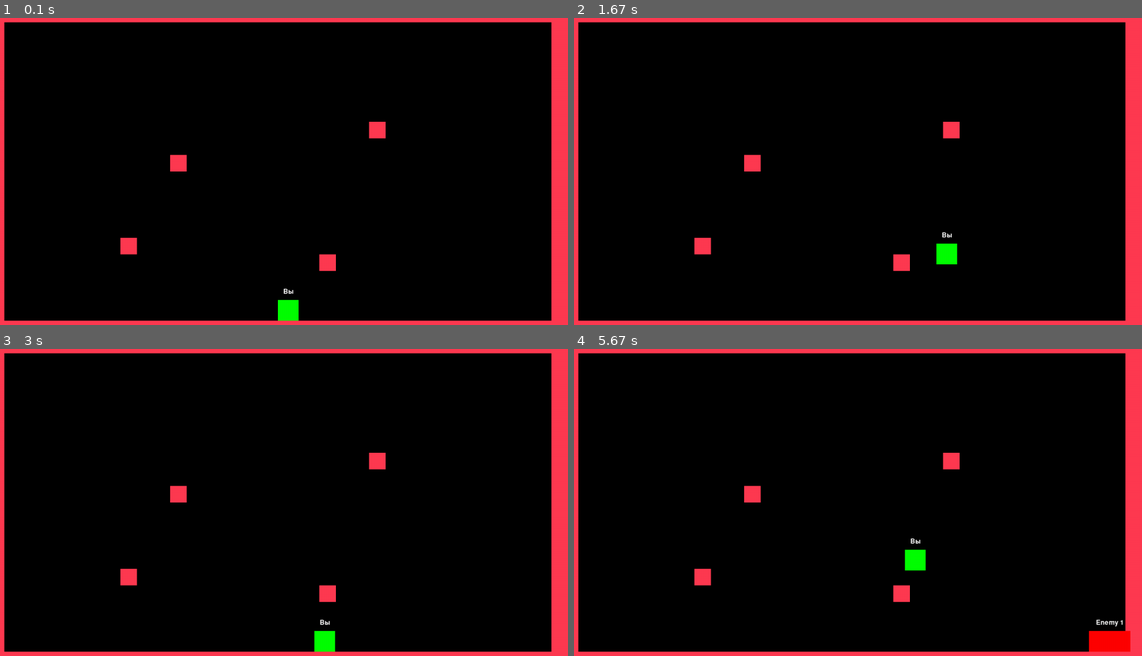
Above: before the commit, frames 1-4 (two rows, left to right).
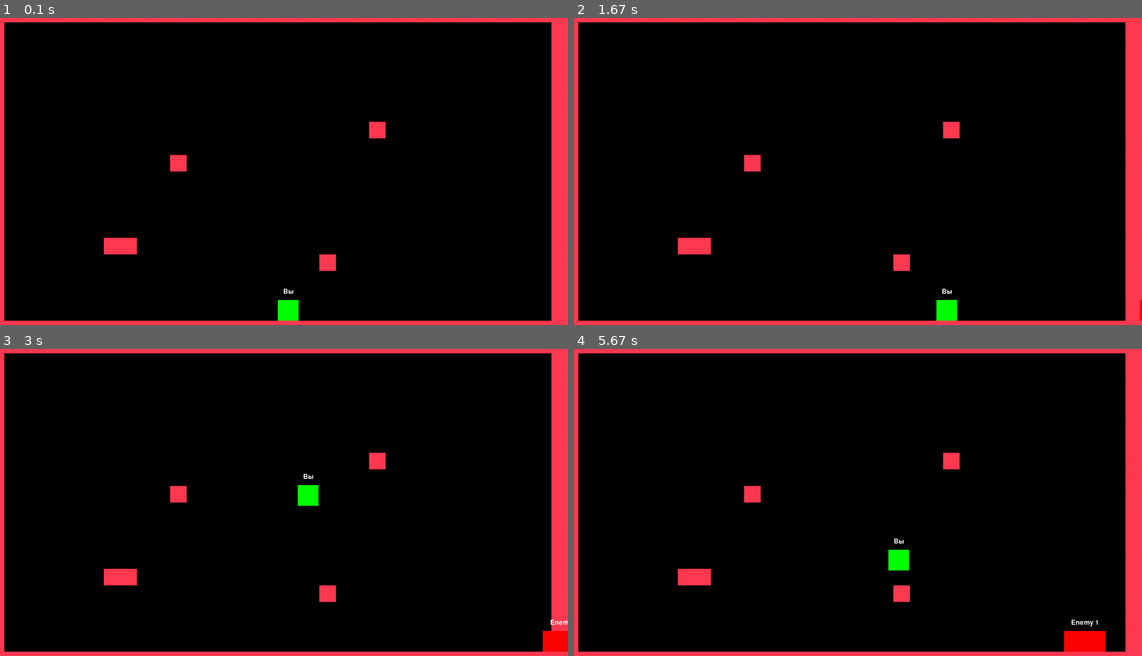
Above: after the commit, the same moments.

Repository: irl-lik/pygame
Game: pygame game, started from main.py
Two runs of this game, one before a commit and one after it. Both use one fixed random seed, a clock stepped at 60 frames per second and the inputs below.
Inputs:
- Up to frame 1 (0.1 s): no input
- Up to frame 2 (1.67 s): tap Space at 0.33, 0.73, 1.03, 1.23, 1.53 s; hold D 0.67-1.13 s; hold D 1.17-1.63 s
- Up to frame 3 (3 s): hold A 1.67-2.2 s; tap Space at 1.73, 2.03, 2.3, 2.6, 2.73 s; hold A 2.23-2.63 s; hold D from 2.67 s (still down)
- Up to frame 4 (5.67 s): tap Space at 3.03, 3.4, 3.7, 3.9, 4.2, 4.4, 4.7, 4.9, 5.2, 5.47 s; release D at 3.3 s; hold A 3.33-3.8 s; hold D 3.83-4.3 s; hold D 4.33-4.8 s; hold A 4.83-5.37 s; hold A from 5.4 s (still down)

The runs differ from the first frame. In frame 1, 0.2% of the frame differs, in the area x 18-22%, y 71-78%; in frame 2, 0.8%; in frame 3, 1.1%; in frame 4, 1.4%, in the area x 18-98%, y 61-99%.

Commit message:
added but not released camera commit

Diff:
--- a/main.py
+++ b/main.py
@@ -2,10 +2,16 @@
 from pycache.enemy import Enemy
 from pycache.player import Player
 from pycache.levels.level1 import level_rect_list
+from pycache.camera import Camera
 
 pygame.init()
+tiles_list = level_rect_list()
 
 WIDTH, HEIGHT = 1400, 800
+total_level_width  = len(tiles_list[0]) * 40 # Высчитываем фактическую ширину уровня
+total_level_height = len(tiles_list) * 40  # высоту
+
+camera = Camera(total_level_width, total_level_height)
 
 screen = pygame.display.set_mode((WIDTH, HEIGHT))
 
@@ -23,7 +29,6 @@
 
 enemy1 = Enemy(WIDTH, player_y, 100, 50, 5, (255, 0, 0))
 enemy1.set_name("Enemy 1")
-tiles_list = level_rect_list()
 
 while running:
     clock.tick(30)
@@ -34,6 +39,9 @@
 
     player.update()
     player_x, player_y = player.get_pos()
+    player_rect = player.get_rect()
+
+    camera.get_pos()
 
     enemy1.move_towards_player(player_x, player_y, player_width, player_height, 500)
     enemy1.draw(screen)
--- /dev/null
+++ b/pycache/camera.py
@@ -0,0 +1,24 @@
+import pygame
+
+class Camera():
+    def __init__(self, width, height):
+        self.state = pygame.Rect(0, 0, width, height)
+
+
+    def get_pos(self):
+        return self.state.x, self.state.y
+
+    def camera_func(self, target_rect, FACT_WIDTH, FACT_HEIGHT):
+        l, t, _, _ = target_rect
+        _, _, w, h = self.state
+        l, t = -l + FACT_WIDTH / 2, -t + FACT_HEIGHT / 2
+
+        l = min(0, l)                           # Не движемся дальше левой границы
+        l = max(-(self.state.width - FACT_WIDTH), l)   # Не движемся дальше правой границы
+        t = max(-(self.state.height - FACT_HEIGHT), t) # Не движемся дальше нижней границы
+        t = min(0, t)                           # Не движемся дальше верхней границы
+
+        return pygame.Rect(l, t, w, h)
+
+    def update(self, target, FACT_WIDTH, FACT_HEIGHT):
+        self.state = self.camera_func(target, FACT_WIDTH, FACT_HEIGHT)
--- a/pycache/enemy.py
+++ b/pycache/enemy.py
@@ -48,6 +48,11 @@
                 self.x_speed -= min(self.speed / 10, self.x_speed)
             else:
                 self.x_speed += min(self.speed / 10, -self.x_speed)
+
+    def camera_upd(self, camera_pos):
+        self.x -= camera_pos[0]
+        self.y -= camera_pos[1]
+
     def is_player_nearby(self, player_x, player_y, distance_threshold=100):
         distance = ((self.x - player_x)**2 + (self.y - player_y)**2) ** 0.5
         return distance < distance_threshold
--- a/pycache/levels/level1.py
+++ b/pycache/levels/level1.py
@@ -14,7 +14,7 @@
 -                                 -
 -                                 -
 -                                 -
--       -                         -
+-      --                         -
 -                   -             -
 -                                 -
 -                                 -
--- a/pycache/player.py
+++ b/pycache/player.py
@@ -10,6 +10,7 @@
         self.name = "Вы"
         self.isJumping = False
         self.jumpCounter = 0
+        self.jumpWait = 0
         self.speed_x = 0
         self.speed_y = 0
         self.tiles_list = level_rect_list()
@@ -46,14 +47,17 @@
             elif self.speed_x < 0:
                 self.speed_x += 2
 
-        if keys[pygame.K_SPACE] and not self.isJumping:
+        if keys[pygame.K_SPACE] and not self.isJumping and self.jumpWait == 0:
             self.isJumping = True
             self.jumpCounter = 10
+            self.jumpWait = 20
         if self.isJumping:
             self.speed_y = self.jumpCounter * 4 + 4
-            print(self.speed_y)
             if self.jumpCounter != -10:
                 self.jumpCounter -= 1
+
+        if self.jumpWait > 0: self.jumpWait -= 1
+        print(self.jumpWait)
 
         self.speed_y -= 4
 
@@ -80,5 +84,8 @@
         self.x += self.speed_x
         self.y -= self.speed_y
 
+    def get_rect(self):
+        return pygame.Rect(self.x, self.y, self.width, self.height)
+
     def get_pos(self):
         return self.x, self.y
